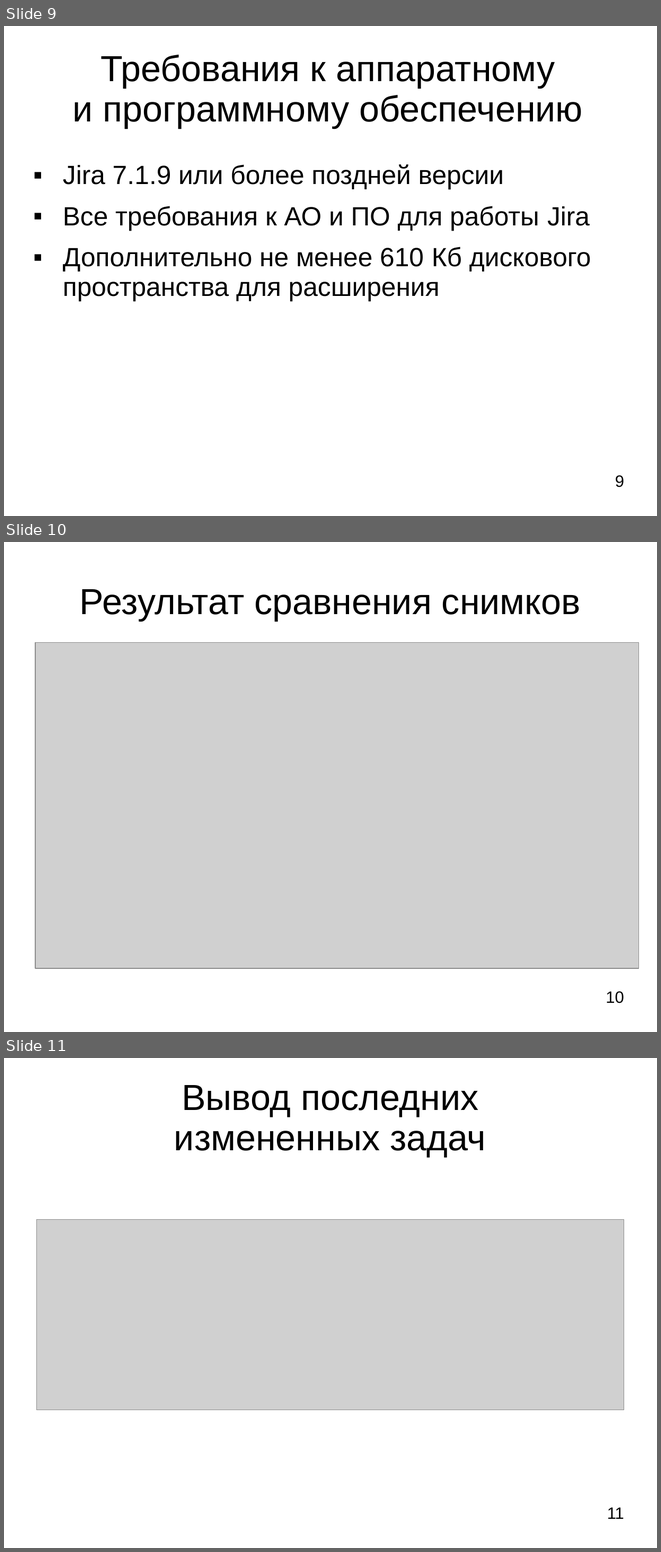
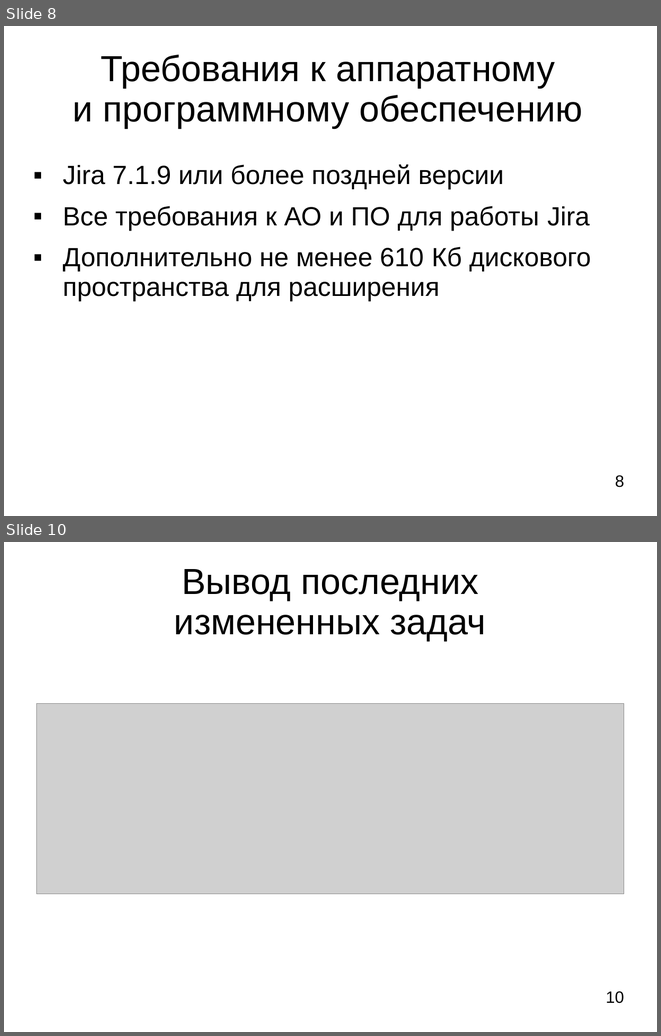
Before and after one commit to LilyTs/Diplom, a slide deck: Цаплина_(Дипломная).ppt. Shown one above the other, each under a label of ours: slides 9, 10 and 11 before the commit, slides 8 and 10 after it; the slides between them are not shown. The pictures are 661x1552 and 661x1036 pixels, drawn with LibreOffice and Linux fonts; fonts in the diff are those of the drawing; grey boxes stand for pictures. Boxes give left, top, right and bottom in pixels: in the first picture for what was removed or moved away, otherwise in the second. Text is boxed around its words. In the diff, an @@ line names an element or a change of style, - is before the commit and + after.

```diff
--- a/Цаплина_(Дипломная).ppt
+++ b/Цаплина_(Дипломная).ppt
@@ slide 10 removed at <box>4,542,657,1032</box>, background #FFFFFF @@
@@ title removed at <box>80,589,581,621</box> @@
-Результат сравнения снимков
@@ picture removed at <box>35,643,639,969</box> @@
@@ page number removed at <box>606,991,624,1003</box> @@
-10
@@ what was slide 9 is now slide 8 @@
@@ page number at <box>615,475,624,487</box>: text changed @@
-9
+8
@@ what was slide 11 is now slide 10 @@
@@ page number at <box>606,991,624,1003</box>: text changed @@
-11
+10
```
Also in this commit, not shown: 1 slide changed, 1 slide added, 1 other slide removed, 15 other files.
